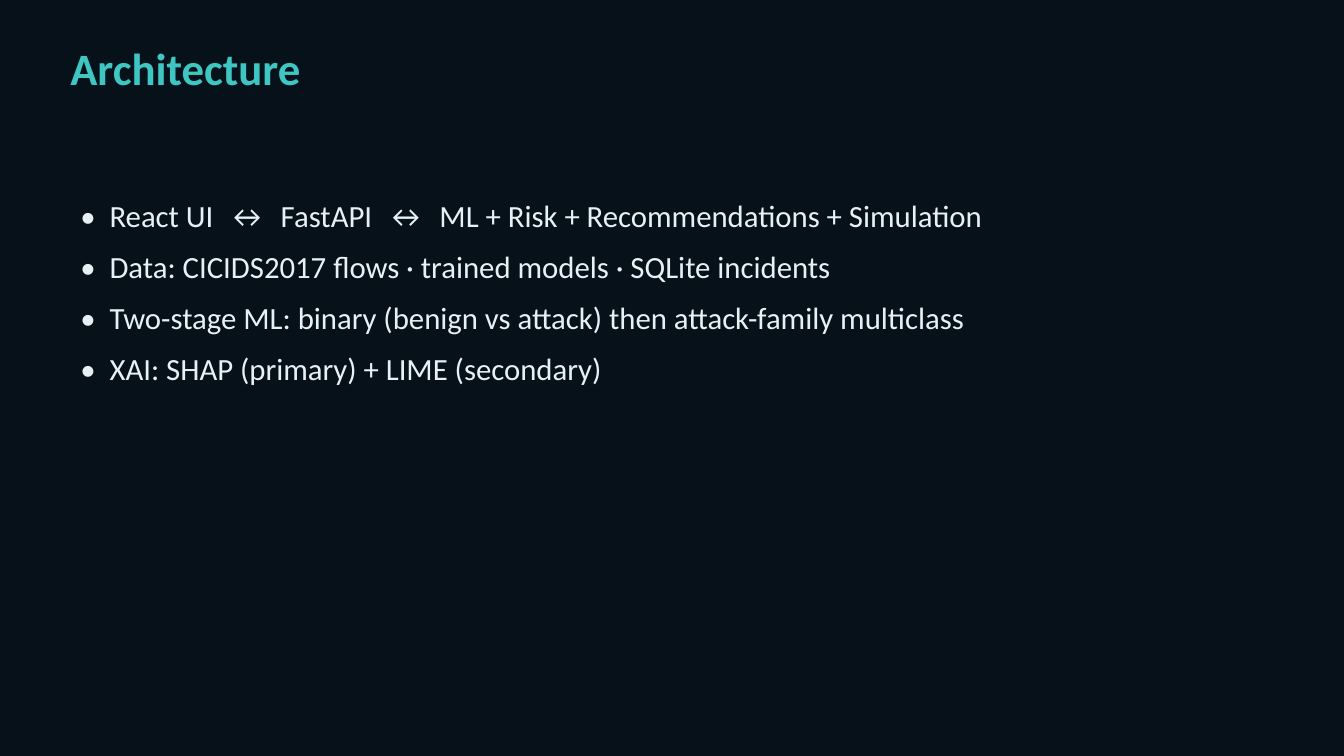
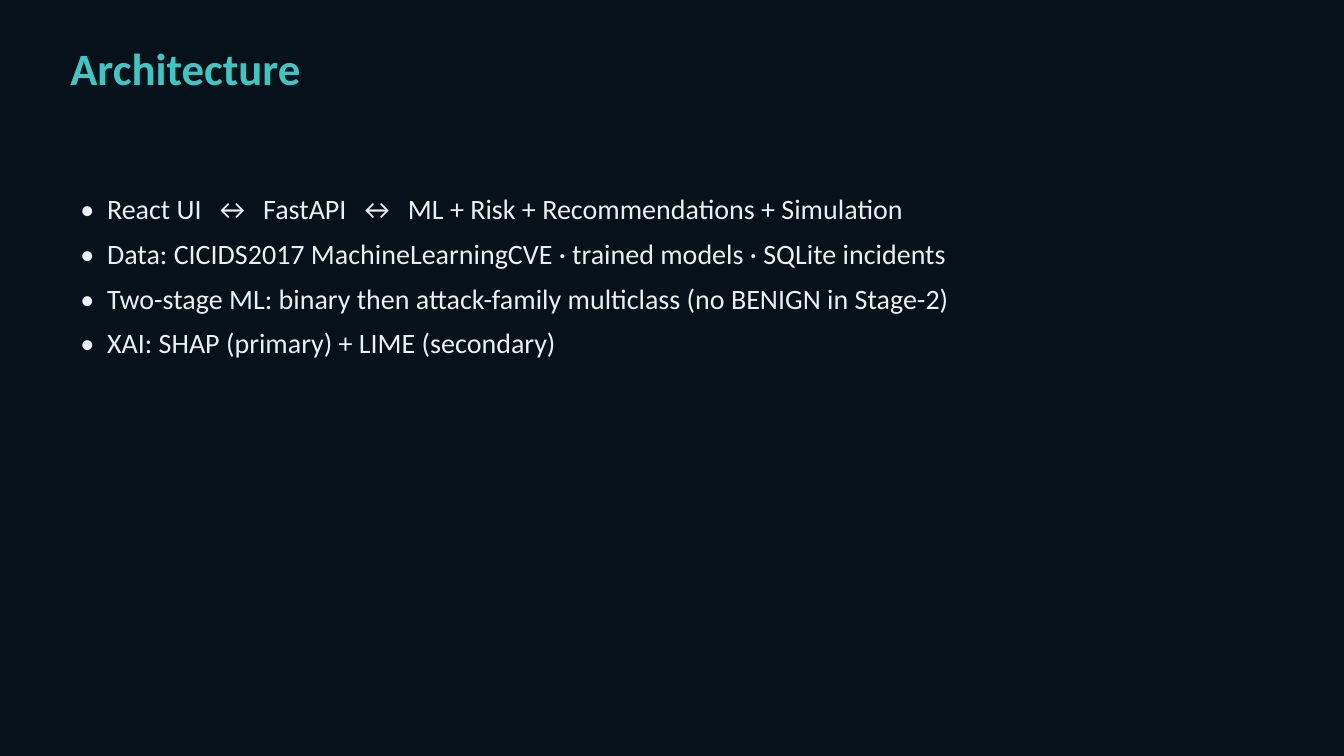
Before and after one commit to Dolendra/Intelligent-Machine-Learning-Based-Intrusion-Detection-and-Attack-Defense-Simulation-System, a slide deck: slide 4 of docs/Aegis_IDS_Viva_Presentation.pptx. Drawn at 1344x756 pixels with LibreOffice and Linux fonts; fonts in the diff are those of the drawing. Boxes give left, top, right and bottom in pixels: in the first picture for what was removed or moved away, otherwise in the second. Text is boxed around its words. In the diff, an @@ line names an element or a change of style, - is before the commit and + after.

```diff
--- a/docs/Aegis_IDS_Viva_Presentation.pptx
+++ b/docs/Aegis_IDS_Viva_Presentation.pptx
@@ text at bbox=[107, 199, 902, 358]: size 22 to 20 pt in "• React UI ↔ FastAPI ↔ ML ...", "• XAI: SHAP (primary) + LIME (secondary)"; less space between paragraphs @@
@@ text at bbox=[107, 244, 949, 314]: text changed; size 22 to 20 pt @@
-• Data: CICIDS2017 flows · trained models · SQLite incidents
-• Two-stage ML: binary (benign vs attack) then attack-family multiclass
+• Data: CICIDS2017 MachineLearningCVE · trained models · SQLite incidents
+• Two-stage ML: binary then attack-family multiclass (no BENIGN in Stage-2)
```
Also in this commit, not shown: 9 other slides changed, 5 slides added, 2 slides removed, 2 other files.
